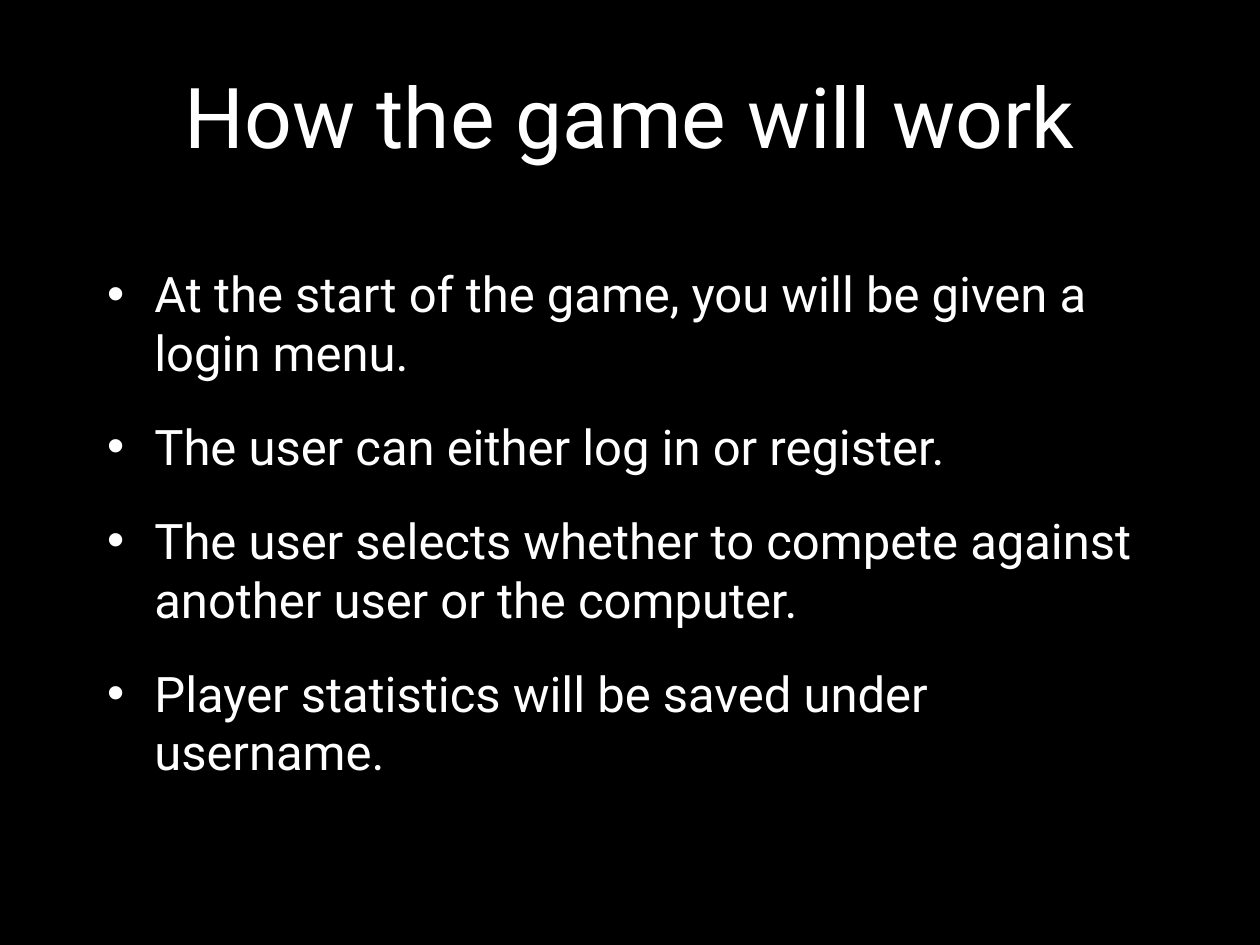
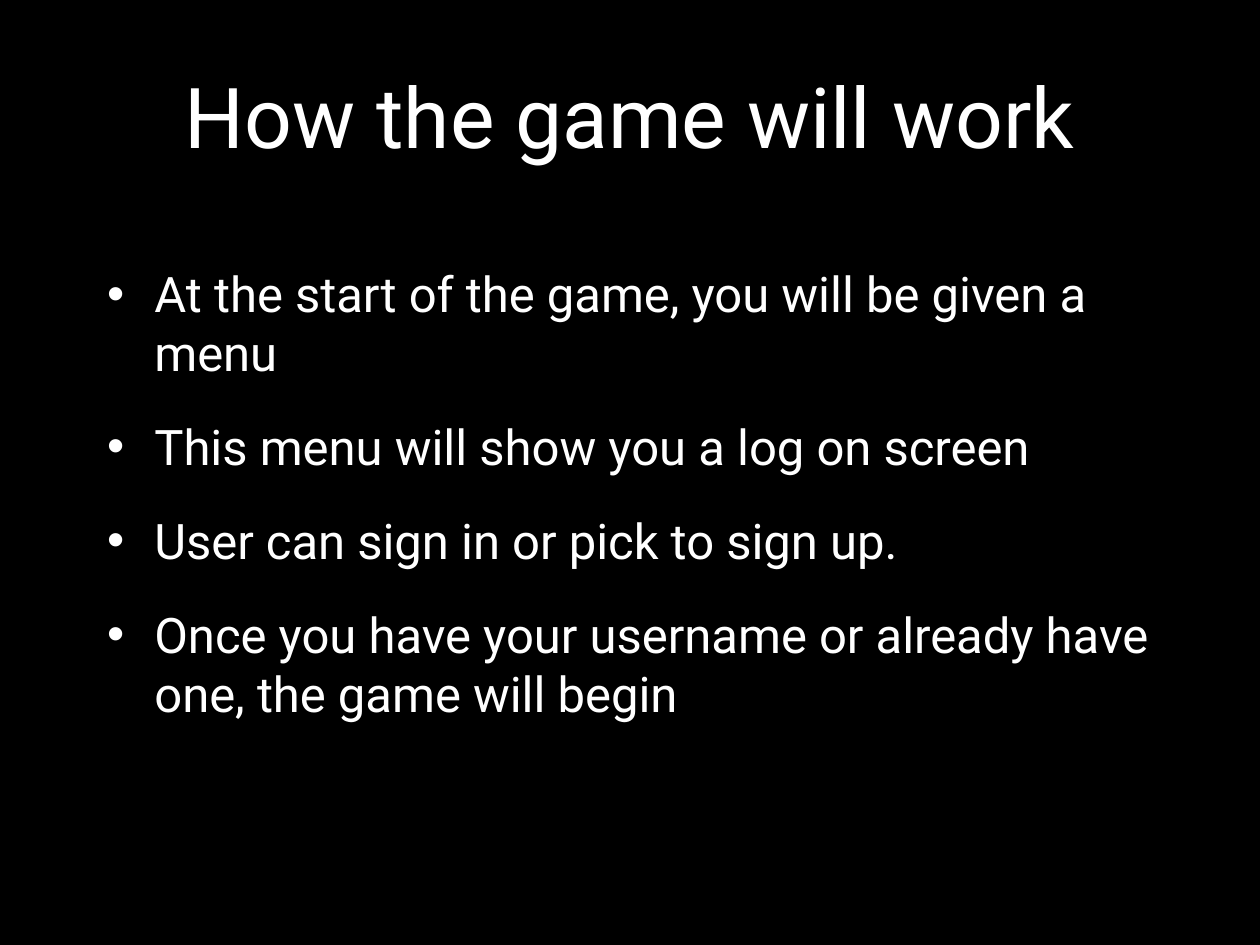
Before and after one commit to Amatarasu/A-Team, a slide deck: slide 4 of Power Point Presentation.pptx. Drawn at 1260x945 pixels with LibreOffice and Linux fonts; fonts in the diff are those of the drawing; background and template pictures are left out. Boxes give left, top, right and bottom in pixels: in the first picture for what was removed or moved away, otherwise in the second. Text is boxed around its words. In the diff, an @@ line names an element or a change of style, - is before the commit and + after.

```diff
--- a/Power Point Presentation.pptx
+++ b/Power Point Presentation.pptx
@@ text at [154, 274, 1149, 723]: text changed @@
-• At the start of the game, you will be given a login menu.
-• The user can either log in or register.
-• The user selects whether to compete against another user or the computer.
-• Player statistics will be saved under username.
+• At the start of the game, you will be given a menu
+• This menu will show you a log on screen
+• User can sign in or pick to sign up.
+• Once you have your username or already have one, the game will begin
```
Also in this commit, not shown: 5 other slides changed, 1 slide removed, 4 other files.
